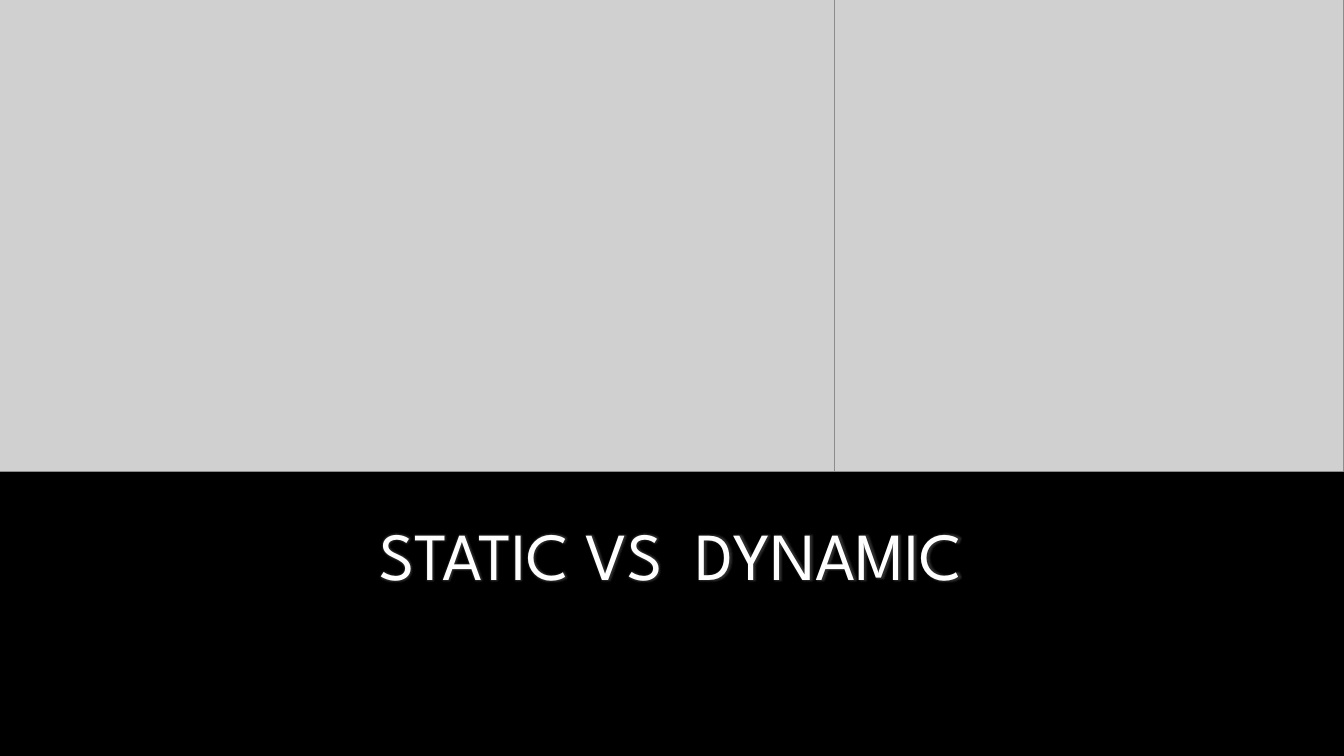
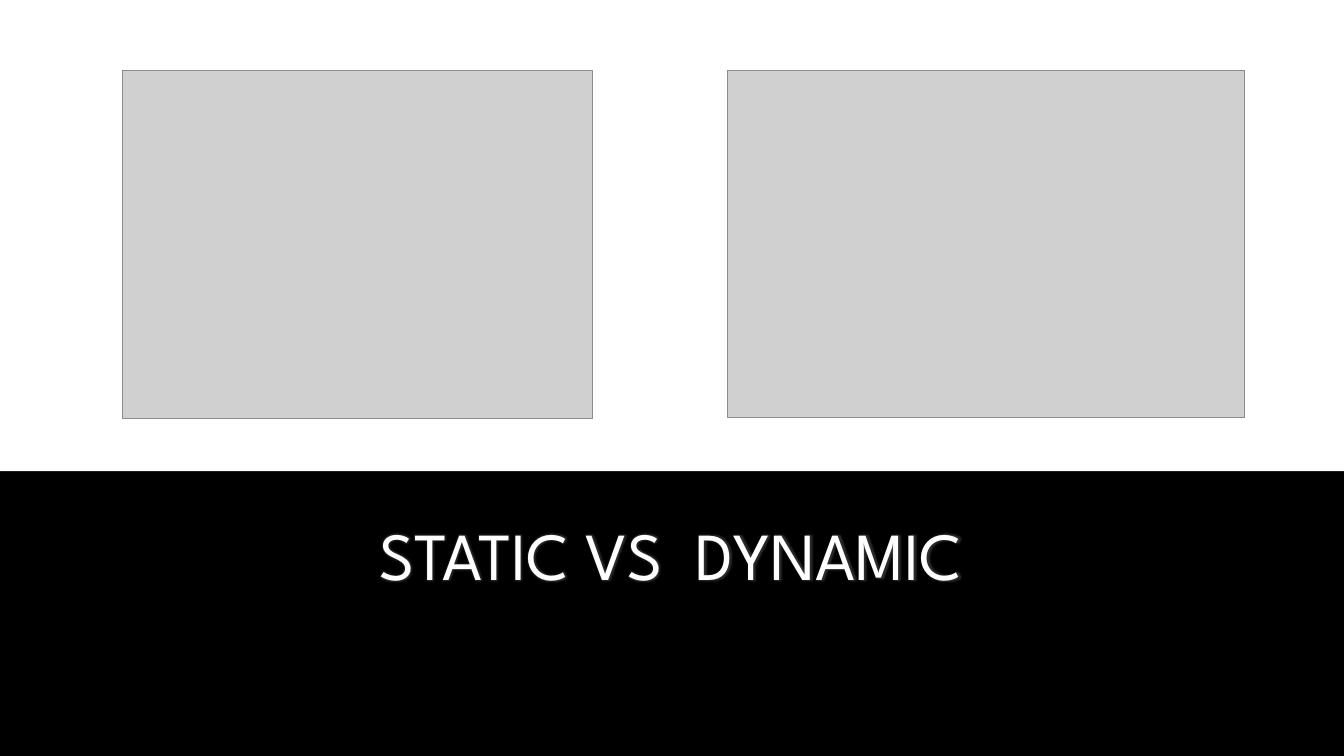
Before and after one commit to saahithhegde/webapplication, a slide deck: slide 6 of web_application_programming.pptx (slide 5 before the commit). Drawn at 1344x756 pixels with LibreOffice and Linux fonts; fonts in the diff are those of the drawing; grey boxes stand for pictures; background and template pictures are left out. Boxes give left, top, right and bottom in pixels: in the first picture for what was removed or moved away, otherwise in the second. Text is boxed around its words. In the diff, an @@ line names an element or a change of style, - is before the commit and + after.

Commit message:
new file

```diff
--- a/web_application_programming.pptx
+++ b/web_application_programming.pptx
@@ picture removed at [0, 0, 835, 471] @@
@@ rectangle added at [0, 0, 1344, 471], fill #FFFFFF @@
@@ picture added at [123, 71, 593, 418] @@
@@ picture: place and size @@
-picture at [835, 0, 1344, 471]
+picture at [728, 71, 1244, 417]
```
Also in this commit, not shown: 3 other slides changed, 13 slides added.
